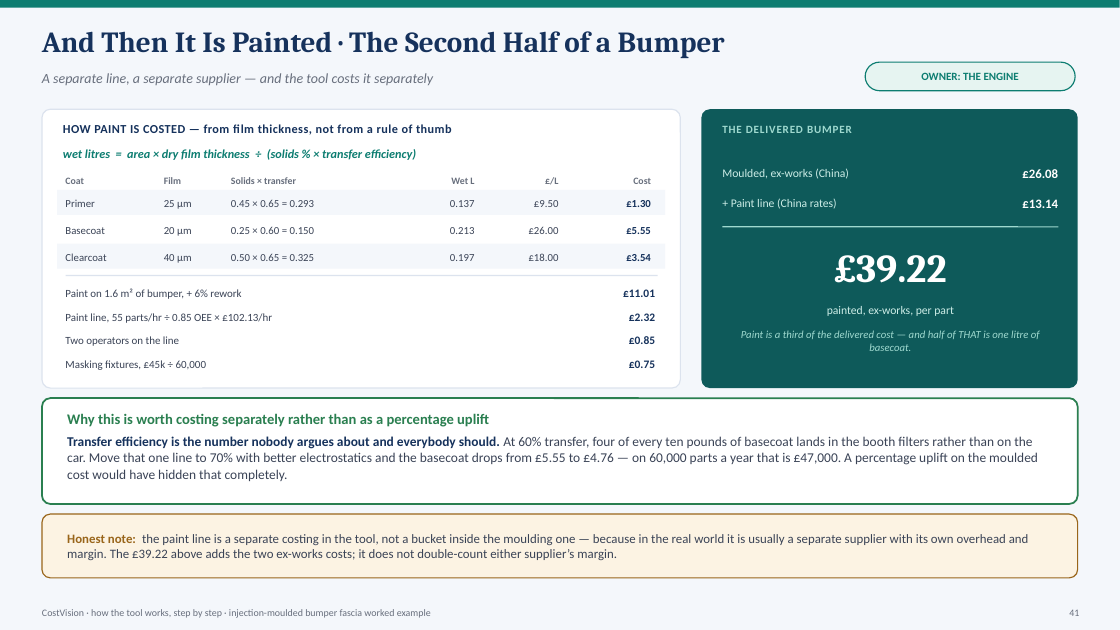
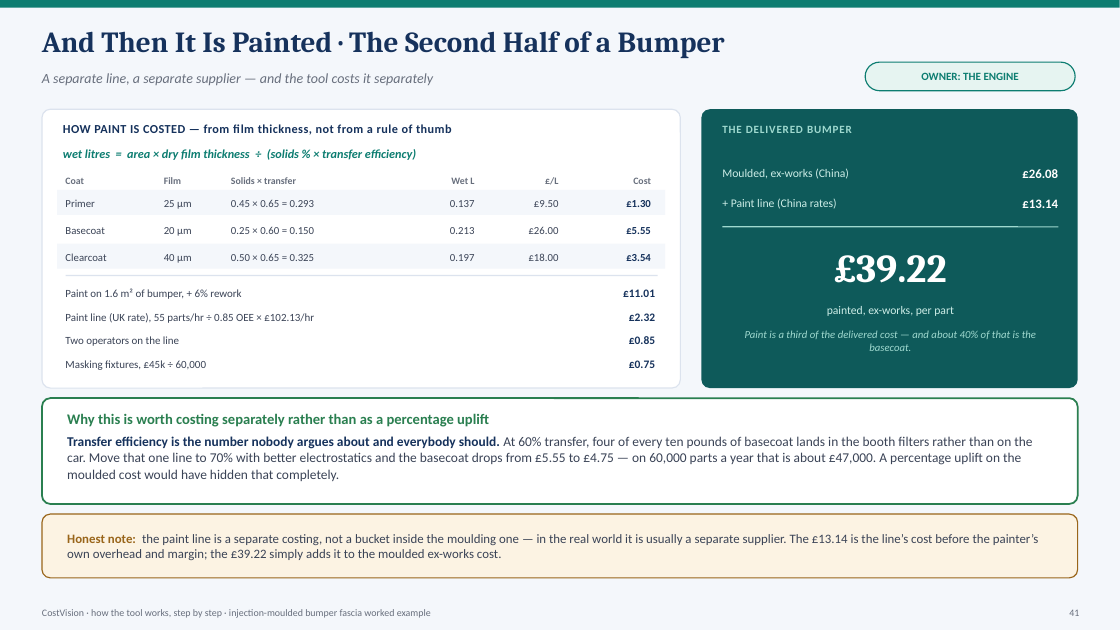
Before and after one commit to bhosaleavinash546/leamington-marathi, a slide deck: slide 41 of CostVision-Workflow-Explained.pptx. Drawn at 1120x630 pixels with LibreOffice and Linux fonts; fonts in the diff are those of the drawing. Boxes give left, top, right and bottom in pixels: in the first picture for what was removed or moved away, otherwise in the second. Text is boxed around its words. In the diff, an @@ line names an element or a change of style, - is before the commit and + after.

```diff
--- a/CostVision-Workflow-Explained.pptx
+++ b/CostVision-Workflow-Explained.pptx
@@ text at (x1=65, y1=313, x2=314, y2=323): text changed @@
-Paint line, 55 parts/hr ÷ 0.85 OEE × £102.13/hr
+Paint line (UK rate), 55 parts/hr ÷ 0.85 OEE × £102.13/hr
@@ text at (x1=745, y1=330, x2=1036, y2=351): text changed @@
-Paint is a third of the delivered cost — and half of THAT is one litre of basecoat.
+Paint is a third of the delivered cost — and about 40% of that is the basecoat.
@@ text at (x1=67, y1=436, x2=1032, y2=481): text changed @@
-Transfer efficiency is the number nobody argues about and everybody should. At 60% transfer, four of every ten pounds of basecoat lands in the booth filters rather than on the car. Move that one line to 70% with better electrostatics and the basecoat drops from £5.55 to £4.76 — on 60,000 parts a year that is £47,000. A percentage uplift on the moulded cost would have hidden that completely.
+Transfer efficiency is the number nobody argues about and everybody should. At 60% transfer, four of every ten pounds of basecoat lands in the booth filters rather than on the car. Move that one line to 70% with better electrostatics and the basecoat drops from £5.55 to £4.75 — on 60,000 parts a year that is about £47,000. A percentage uplift on the moulded cost would have hidden that completely.
@@ text at (x1=67, y1=534, x2=1039, y2=560): text changed @@
-Honest note: the paint line is a separate costing in the tool, not a bucket inside the moulding one — because in the real world it is usually a separate supplier with its own overhead and margin. The £39.22 above adds the two ex-works costs; it does not double-count either supplier’s margin.
+Honest note: the paint line is a separate costing, not a bucket inside the moulding one — in the real world it is usually a separate supplier. The £13.14 is the line’s cost before the painter’s own overhead and margin; the £39.22 simply adds it to the moulded ex-works cost.
```
Also in this commit, not shown: 47 other slides changed, 1 other file.
